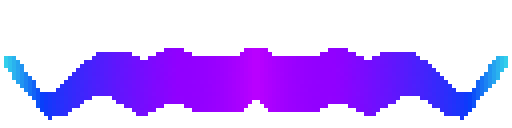
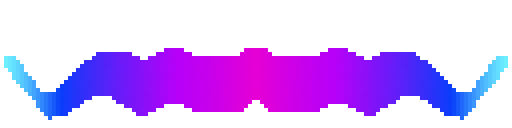
The second 512x128 image is a revision of the first. Changes to its layers:
painted on "9" over <box>4,48,508,120</box>
